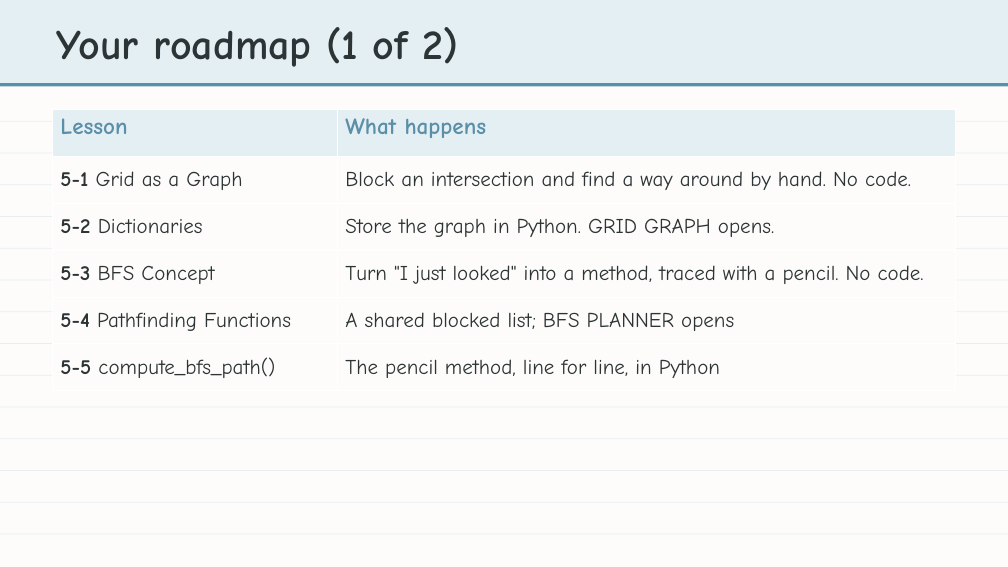
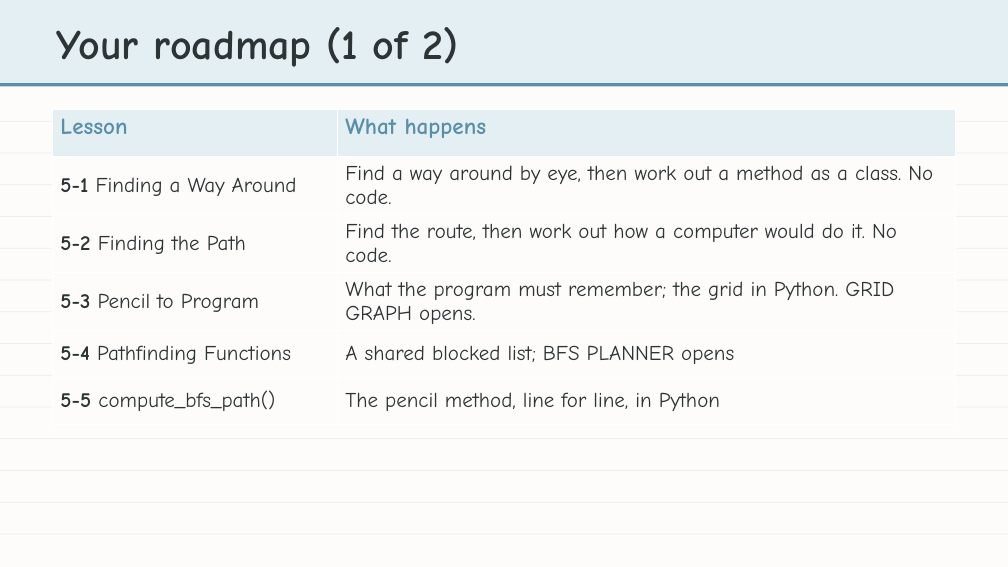
Before and after one commit to bradamiller/LearningPython, a slide deck: slide 9 of static/slides/module-05-pathfinding/module-5-lesson-00-overview.pptx. Drawn at 1008x567 pixels with LibreOffice and Linux fonts; fonts in the diff are those of the drawing. Boxes give left, top, right and bottom in pixels: in the first picture for what was removed or moved away, otherwise in the second. Text is boxed around its words. In the diff, an @@ line names an element or a change of style, - is before the commit and + after.

```diff
--- a/static/slides/module-05-pathfinding/module-5-lesson-00-overview.pptx
+++ b/static/slides/module-05-pathfinding/module-5-lesson-00-overview.pptx
@@ table at [53, 110, 955, 415] @@
-row 2, column 1: 5-1 Grid as a Graph
+row 2, column 1: 5-1 Finding a Way Around
-row 2, column 2: Block an intersection and find a way around by hand. No code.
+row 2, column 2: Find a way around by eye, then work out a method as a class. No code.
-row 3, column 1: 5-2 Dictionaries
+row 3, column 1: 5-2 Finding the Path
-row 3, column 2: Store the graph in Python. GRID GRAPH opens.
+row 3, column 2: Find the route, then work out how a computer would do it. No code.
-row 4, column 1: 5-3 BFS Concept
+row 4, column 1: 5-3 Pencil to Program
@@ row 4, column 2: "Turn "I just looked" into a method, traced with a pencil. No code." to "What the program must remember; the grid in Python. GRID GRAPH opens." @@
```
Also in this commit, not shown: 24 other files.
